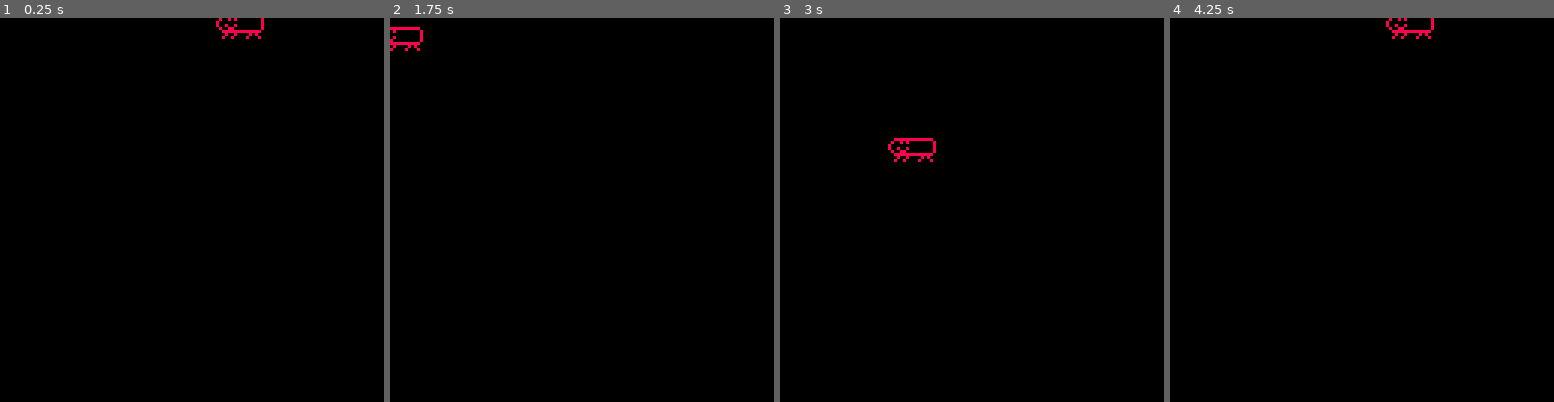
Above: before the commit, frames 1-4 (left to right).
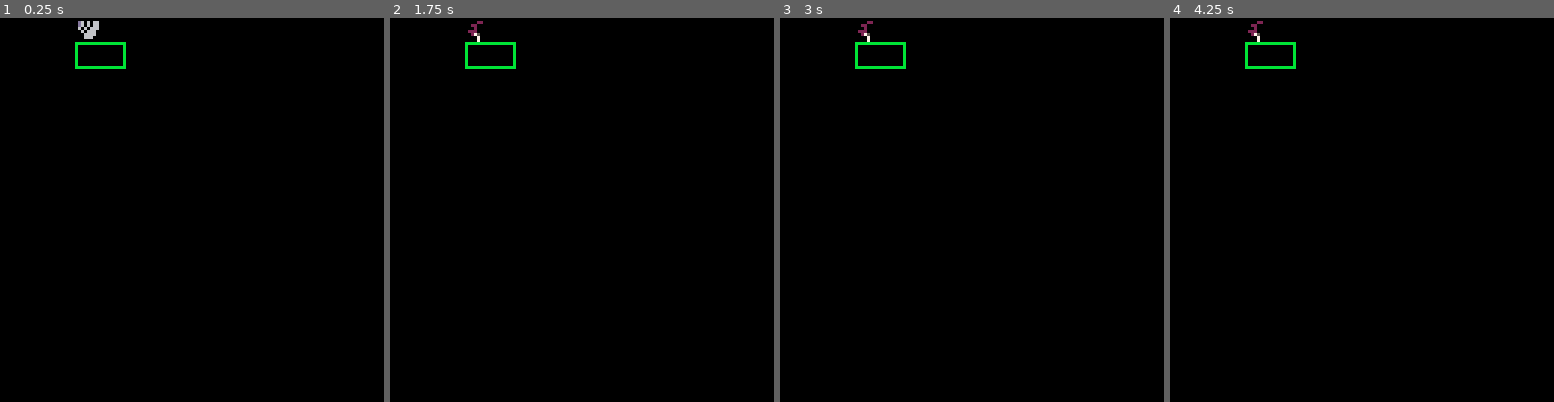
Above: after the commit, the same moments.

Repository: illMadeCoder/pico-8_game_engine
Game: PICO-8 cartridge basic_game_engine.p8
Same seed, same stepped clock (60 frames per second), same inputs: the game is played once before the commit and once after it.
Inputs:
- Up to frame 1 (0.25 s): no input
- Up to frame 2 (1.75 s): no input
- Up to frame 3 (3 s): no input
- Up to frame 4 (4.25 s): no input

The runs differ from the first frame. In frame 1, 0.7% of the frame differs, in the area x 19-69%, y 0-14%; in frame 2, 0.6%; in frame 3, 0.7%; in frame 4, 0.6%.

Commit message:
using metatables to save memory

Diff:
--- a/basic_game_engine.p8
+++ b/basic_game_engine.p8
@@ -82,14 +82,26 @@
   end
   return ret .. num_to_tab(_tab) .. "}\n"
 end
-
+function split(_string,_split)
+  local ret = {}
+  local cur = ""
+  for i=1,#_string do
+    local char = sub(_string,i,i)
+    if (char == _split) then
+      add(ret,cur)
+      cur = ""
+    else
+      cur = cur .. char
+    end
+  end
+  add(ret,cur)
+  return ret
+end
 function empty()
 end
-
 function print_center(str,x,y,col)
   print(str,x+((4-#str*4)/2),y,col)
 end
-
 function exists(obj,search)
   for v in all(obj) do
     if v == search then
@@ -98,27 +110,87 @@
   end
   return false
 end
-
 function in_range(_x,_a,_b)
   return _x >= _a and _x <= _b
 end
-
 function clamp(_x,_a,_b)
   if _x <= _a then
     return _a
-  elseif _x <= _b then
+  elseif _x >= _b then
     return _b
   else
     return _x
   end
 end
+function norm(_x,_min,_max)
+  return (_x-_min)/(_max-_min)
+end
+function lerp(_percent,_min,_max)
+  if _percent >= 1 then
+    return _max
+  elseif _percent <= 0 then
+    return _min
+  end
+  return (_max-_min)*_percent+_min
+end
+function set_to(_tableA,_tableB)
+  for k,v in pairs(_tableA) do
+    _tableA[k] = _tableB[k]
+  end
+end
 
 --types
+--rect
+function new_rect(_x,_y,_width,_height)
+  return {x=_x,y=_y,width=_width,height=_height}
+end
+--tween
 --Position
 Position = {}
-Position.CircularMotion = function(_pos,_frame,_radius,_speed)
-  --returns a point on a circle centered at 0,0 based on a complete circle as speed 1 taking 1 second to complete
-  return new_position(_pos.x+cos((_frame/framerate)*_speed)*_radius,_pos.y+sin((_frame/framerate)*_speed)*_radius)
+Position.Set = function(_pos,_x,_y)
+  _pos.x,_pos.y = _x or 0, _y or 0
+end
+Position.CircularMotion = function(start_pos,center,speed)
+  --[[
+  CircularMotion takes a starting positiong a center and a speed,
+  given the start position and center, find a vector dif from center to start_pos,
+  use the magnitude of dif to find the circle radius, use the angle between the components of dif to find the start location on the circle,
+  set the step to the appropriate starting location
+  ]]--
+  local dif = center - start_pos
+  local radius = Position.Magnitude(dif)
+  local step = atan2(dif.x,dif.y)*framerate/speed
+
+  local update = function (_displace,_speed)
+    if _displace then
+      center += _displace
+    end
+    if _speed then
+      speed += _speed
+    end
+    local ret = Position.ToWhole(new_position(-cos((step/framerate)*speed)*radius,-sin((step/framerate)*speed)*radius) + center)
+    step += 1
+    return ret
+  end
+  return {update=update}
+end
+Position.LerpTo = function(_from,_to,_speed)
+  --Speed determines how many seconds to take,, 1 = 1 second, .5 = half a second
+  local step = -1
+  local dif = _to-_from
+  local update = function(_new_speed)
+    _speed = _new_speed or _speed
+    step += 1
+    if step/(framerate*_speed) >= 1 then
+      return _to
+    else
+      return new_position(lerp(step/(framerate*_speed),_from.x,_to.x),lerp(step/(framerate*_speed),_from.y,_to.y))
+    end
+  end
+  local is_fin = function()
+    return step/(framerate*_speed) >= 1
+  end
+  return {update=update,is_fin=is_fin}
 end
 Position.Magnitude = function(_pos)
   return sqrt(_pos.x*_pos.x + _pos.y*_pos.y)
@@ -133,7 +205,7 @@
   end
 end
 Position.ToWhole = function(_pos)
-  return new_position(round(_pos.x),round(_pos.y))
+  _pos:set(round(_pos.x),round(_pos.y))
 end
 Position.MoveTowards = function(_from,_to,_speed,_thresh)
   --Rec thresh of .2 or higher
@@ -150,98 +222,138 @@
 Position.Normalize = function(_pos)
   return new_position(_pos.x/Position.Magnitude(_pos),_pos.y/Position.Magnitude(_pos))
 end
-Position.mt = {}
-Position.mt.__add = function(_a,_b)
+Position.__add = function(_a,_b)
   return new_position(_a.x+_b.x,_a.y+_b.y)
 end
-Position.mt.__sub = function(_a,_b)
+Position.__sub = function(_a,_b)
   return new_position(_a.x-_b.x,_a.y-_b.y)
 end
-Position.mt.__div = function(_pos,_scal)
-  return new_position(_a.x/_scal,_a.y/_scal)
+Position.__index = function(_table,_key)
+  return Position[_key]
 end
 function new_position(_x,_y)
   local ret = {x=_x,y=_y}
-  setmetatable(ret,Position.mt)
+  setmetatable(ret,Position)
   return ret
 end
-
-
+Up = new_position(0,-1)
+Down = new_position(0,1)
+Left = new_position(-1,0)
+Right = new_position(1,0)
+
+--Sprite
+Sprite = {}
+Sprite.draw = function (_sprite,_entity)
+  spr(_sprite.n,_entity.position.x+_sprite.x,_entity.position.y+_sprite.y,_sprite.width,_sprite.height,_sprite.flipx,_sprite.flipy)
+end
+Sprite.__index = function (_table,_key)
+  return Sprite[_key]
+end
 function new_sprite(n,x,y,width,height,flipx,flipy)
-  local draw = function (entity)
-    spr(n,entity.position.x+x,entity.position.y+y,width,height,flipx,flipy)
-  end
-  return {draw=draw,n=n,x=x,y=y,width=width,height=height,flipx=flipx,flipy=flipy}
-end
-function new_rect(_x,_y,_width,_height)
-  return {
-          x=_x,
-          y=_y,
-          width=_width,
-          height=_height
-          }
-end
-function new_sequence(changee,frame_data,final_frame,changer,looping)
-  --new_sequence may seem complex, but it's a simple solution to the many
-  --similar functions of changing some object's state depending on a frame in some sequence.
-  --_changee is the object to be changed
-  --_frame_data is an array, where the index represents the frame in which the data will be applied
-  --_changer is some functions that takes the changee and the element of the current frame the object is on and applies that data to the changee
-  --_looping is a boolean which determines if the object will persist again from frame 1 after completion
-  --tip: a sequence will not run on a frame with null _frame_data, so if [1] and [20] are occupied
-  --a sequence will run on the first and 20ths and do nothing in between.
+  local ret = {n=n or 0,x=x or 0, y = y or 0, width = width or 0, height = height or 0, flipx = flipx or false, flipy = flipy or false}
+  setmetatable(ret,Sprite)
+  return ret
+end
+
+--hitbox/body
+function new_hitbox(_x,_y,_width,_height,_name,_immaterial)
+  return {x=_x or 0,y=_y or 0,width=_width or 0,height=_height or 0,name=_name or "",immaterial=_immaterial or false,collisions={}}
+end
+Body = {}
+Body.draw = function(_body,_entity)
+  for hitbox in all(_body.hitboxes) do
+    rect(_entity.position.x+hitbox.x,_entity.position.y+hitbox.y,_entity.position.x+hitbox.x+hitbox.width,_entity.position.y+hitbox.y+hitbox.height,11)
+  end
+end
+Body.get_collisions = function(_body)
+  local ret = {}
+  for hitbox in all(_body._hitboxes) do
+    if #hitbox.collision > 0 then
+      add(ret,hitbox)
+    end
+  end
+  return ret
+end
+Body.locate_hitbox = function(_body,_name)
+  local ret = {}
+  for hitbox in all(_body._hitboxes) do
+    if hitbox.name == _name then
+      add(ret,hitbox)
+    end
+  end
+  return ret
+end
+Body.__index = function(_table,_key)
+  return Body[_key]
+end
+function new_body(_hitboxes,_collision)
+  local ret = {hitboxes=_hitboxes,collision=_collision}
+  setmetatable(ret,Body)
+  return ret
+end
+--animation
+function parse_sprite_frames(_comp_sprite_frames)
+  --[[
+  sprite frame format "n,x,y,w,h,flipx,flipy|...|n,x,y,w,h,flipx,flipy" all numbers
+  ]]--
+  local sprite_frames = {}
+  local comp_sprites = split(_comp_sprite_frames,"|")
+  for i=1,#comp_sprites do
+    local sprite = split(comp_sprites[i],",")
+    add(sprite_frames,new_sprite(sprite[1],sprite[2],sprite[3],sprite[4],sprite[5],sprite[6],sprite[7]))
+  end
+  return sprite_frames
+end
+function parse_hitbox_frames(_comp_hitbox_frames)
+  --[[
+  hitbox frame format "x,y,w,h,name|..|x,y,w,h,name" all numbers
+  ]]--
+  local hitbox_frames = {}
+  local comp_hitboxes = split(_comp_hitbox_frames,"|")
+  for i=1,#comp_hitboxes do
+    local hitbox = split(comp_hitboxes[i],",")
+    add(hitbox_frames,new_hitbox(hitbox[1],hitbox[2],hitbox[3],hitbox[4],hitbox[5]))
+  end
+  return hitbox_frames
+end
+function new_frame(_sprite,_hitbox)
+  return {sprite=_sprite,hitbox=_hitbox}
+end
+function new_clip(_comp_sprite_frames,_comp_hitbox_frames,_sample_rate)
+  local frames = {}
+  local sprite_frames = parse_sprite_frames(_comp_sprite_frames)
+  local hitbox_frames = parse_hitbox_frames(_comp_hitbox_frames)
+  local length = max(#sprite_frames,#hitbox_frames)
+  for i=1,length do
+    add(frames,new_frame(sprite_frames[i],hitbox_frames[i]))
+  end
+  return {frames=frames,sample_rate=_sample_rate,length=length}
+end
+function new_animation(clip,sprite,hitbox,loop)
   local frame = 0
-
-  local update = function ()
-    --update is the function to be called each from to update the object to the current frame
-    --update will return whether or not the sequence has completed its full sequence
-    if frame_data[frame] != nil then
-      changer(changee,frame_data[frame])
-    end
+  local sample = 1
+  local update = function()
     frame += 1
-    if frame == final_frame then
-      fin = true
-      if looping then
-        frame = 1
-      end
-    end
-    return fin
-  end
-
-  local reset = function ()
-    frame = 1
-    fin = false
-    changer(changee,frame_data[frame])
-  end
-
-  return {update=update,reset=reset}
-end
-function animator(_sprite,_sprite_data)
-  _sprite.n = _sprite_data.n
-  _sprite.x = _sprite_data.x
-  _sprite.y = _sprite_data.y
-  _sprite.width = _sprite_data.width
-  _sprite.height = _sprite_data.height
-end
-function hitboxer(_hitbox,_hitbox_data)
-  _hitbox.x = _hitbox_data.x
-  _hitbox.y = _hitbox_data.y
-  _hitbox.width = _hitbox_data.width
-  _hitbox.height = _hitbox_data.height
-  _hitbox.immaterial = _hitbox_data.immaterial
-end
-function new_hitbox(_x,_y,_width,_height,_tag,_immaterial)
-  _x,_y,_width,_height,_tag,_immaterial = _x or 0, _y or 0, _width or 0, _height or 0, _tag or {}, _immaterial or false
-  return {x=_x,y=_y,width=_width,height=_height,tag=_tag,immaterial=_immaterial,collisions={}}
-end
-function new_body(_hitboxes,_collision)
-  local draw = function (position)
-    for hitbox in all(_hitboxes) do
-      rect(position.x+hitbox.x,position.y+hitbox.y,position.x+hitbox.x+hitbox.width,position.y+hitbox.y+hitbox.height,11)
-    end
-  end
-  return {hitboxes=_hitboxes,collision=_collision,draw=draw}
-end
+    if frame % clip.sample_rate == 0 then
+      if sample > clip.length and loop then
+        sample = 1
+      elseif sample < clip.length then
+        sample += 1
+      end
+    end
+    if clip.frames[sample] then
+      if clip.frames[sample].sprite then
+        set_to(sprite,clip.frames[sample].sprite)
+      end
+      if clip.frames[sample].hitbox then
+        set_to(hitbox,clip.frames[sample].hitbox)
+      end
+    end
+  end
+
+  return {update=update}
+end
+--entity
 function new_entity(_name,_tag,_position,_update,_draw,_body,_model,_z)
   --an entity is a data structure meant to be used by the game to create some effect
   --an entity is defined by the following:
@@ -279,7 +391,7 @@
     local active_scene = _starting_scene
     local entities = {}
     local game_camera = {x=0,y=0,width=126,height=126}
-    local settings = {show_hitboxes=false,entities_active=true}
+    local settings = {show_hitboxes=true,entities_active=true}
     local frame = 0
     local started = false
 
@@ -302,6 +414,8 @@
           ) then
             _fentity.body.collision(_fentity,_sentity)
             _sentity.body.collision(_sentity,_fentity)
+            add(_fhitbox.collisions,{entity=_sentity,hitbox=_shitbox})
+            add(_shitbox.collisions,{entity=_fentity,hitbox=_fhitbox})
           end
         end
       end
@@ -424,7 +538,7 @@
       for entity in all(z_indexed()) do
         entity.draw(entity)
         if (settings.show_hitboxes == true) then
-          entity.body.draw(entity.position)
+          entity.body:draw(entity)
         end
       end
     end
@@ -465,131 +579,62 @@
             }
 end
 
-function data()
-  --In this scope the objects which define a game are defined, along with scenes.
-  local entity_data = {}
-  entity_data.baddy = function (_x,_y,_to,_type)
-    local sprite = new_sprite(4,0,0,2,2,false,false)
-    return new_entity("baddy",
-          {"enemy"},
-          new_position(_x,_y),
-          function (entity)
-            if _type then
-              entity.position = Position.CircularMotion(entity.position,entity.frame,4,1)
-              printh("second: " .. entity.frame/60 .. "pos:" .. stringify_table(entity.position))
-            else
-              entity.position.x += 1
-              entity.position.y += 1
-            end
-          end,
-          function (entity)
-            sprite.draw(entity)
-          end,
-          new_body({new_hitbox(0,8,16,8)},
-          function (entity,coll)
-          end),
-          {state="start",left=0,right=0,turn="left"}
-          ) end
-  --scenes
-  local scene_data = {}
-  scene_data.init =
-  function ()
-    return new_scene(function ()
-                      game.add_entity(data.entities.baddy(32,32,new_position(64,64),true))
-                    end,
-                    nil,
-                    function ()
-                    end,
-                    nil,
-                    nil)
-  end
-
-  return {entities=entity_data,scenes=scene_data}
-end
---extensions
-function extensions()
-  function stage_builder()
-    --[[
-      stage_builder is an extension meant to provide methods for the production of a stage,
-
-      the first being manual(), a function which takes an entity_name, and an object as an arg for entity construction
-      and will build a single entity for the stage
-
-      the second being tiler(), a function meant to construct a mass of entities in a grid like format and adds them all to the stage
-
-      finally the method build() will actually spawn the stage into the game
-    ]]--
-    local stage = {}
-    local manual = function(entity_name,args)
-      local entity = data.entity[entity_name](args)
-      add(stage,entity)
-    end
-    local tiler = function(context,map,size_x,size_y,x,y,arg)
-      --[[
-      context is an object where each key is a single character, and each value is an entity key in data.entity, this is to make maps in a more convenient manner
-
-      map is a string which is a representation of a stage to be constructed and obeys the following laws
-      as a string map is a series of chars
-      each char represents an operation, either to build an entity specified by context, '-' for a non space, or '|' for the next row
-      each entity to be added to the stage will be placed according to its position in the map,
-      where from left to right each entity is seperated by 'size' in its x position starting from the argument x
-      and each entity will be pushed up on the y access per row shift.
-
-      size_x and size_y will determine the displacement between each entity per column or row shift respectively
-
-      x and y will determine the starting location
-
-      example:
-      context = {b=baddy,t=tile,p=player}
-      map = "p----b|
-             tttttt"
-      size_x = 16
-      size_y = 16
-      x = 0
-      y = 0
-
-      will create a stage where a player spawns at the 0,0 then later a baddy will be spawned at 80,0
-      then on the next row a series of tiles will be spawned in a row from left to right at y=16
-      ]]--
-      local running_x,running_y = x,y
-      for i=1, #map do
-        local c = sub(map,i,i)
-        if c == '-' then
-          running_x += size_x
-        elseif c == '|' then
-          running_x = x
-          running_y += size_y
-        else
-          local entity = data.entity[context[c]](arg)
-          entity.position.x = running_x
-          entity.position.y = running_y
-          add(stage,entity)
-          running_x += size_x
-        end
-      end
-    end
-    local build = function()
-      --game.empty_entities()
-      for ent in all(stage) do
-        --game.add_entity(ent)
-      end
-    end
-    return {manual=manual,tiler=tiler,build=build}
-  end
-  extensions = {}
-  extensions.stage_builder = stage_builder()
-  return extensions
-end
-
+entity_table = {}
+entity_table.baddy =
+function (_x,_y,_to,_type)
+  local sprite = new_sprite(4,0,0,2,2,false,false)
+  local flag = false
+  local circ = Position.CircularMotion(new_position(0,2),new_position(16,16),1)
+  local ler = Position.LerpTo(new_position(0,0),new_position(25,0),.1)
+  local hitbox = new_hitbox(0,0,0,0)
+  _to = new_position(0,2)
+  local anim = new_animation(new_clip("0,1,1,1,1,1,1|2,1,1,1,1,1,1|32,1,1,1,1,1,1","10,-10,5,5|15,-15,5,5|10,-10,5,5",20),sprite,hitbox,true)
+  return new_entity("baddy",
+        {"enemy"},
+        new_position(_x,_y),
+        function (entity)
+          anim.update()
+          if flag == false and not Position.AproxEqual(entity.position,_to) then
+            entity.position = ler.update()
+          else
+            flag = true
+          end
+          if flag then
+            entity.position = circ.update(Down+Right)
+          end
+        end,
+        function (entity)
+          sprite:draw(entity)
+        end,
+        new_body({new_hitbox(0,8,16,8),hitbox},
+        function (entity,coll)
+        end),
+        {state="start",left=0,right=0,turn="left"}
+        )
+  end
+
+--scenes
+scene_table = {}
+scene_table.init =
+function ()
+  return new_scene(function ()
+                    game.add_entity(entity_table.baddy(32,32,new_position(64,64),true))
+                  end,
+                  nil,
+                  function ()
+                  end,
+                  nil,
+                  nil)
+end
+
+extensions = {}
 --pico
 function _init()
   --Initialize Three Global objects
   --data: object which contains entity, scene, and starting_scene.
   --extensions: object which contains singular services to be called on
   --new_game: object which operates the game
-  data = data()
-  extensions = extensions()
-  game = new_game(data.scenes.init())
+  game = new_game(scene_table.init())
   game.start()
 end
 function _update60()
